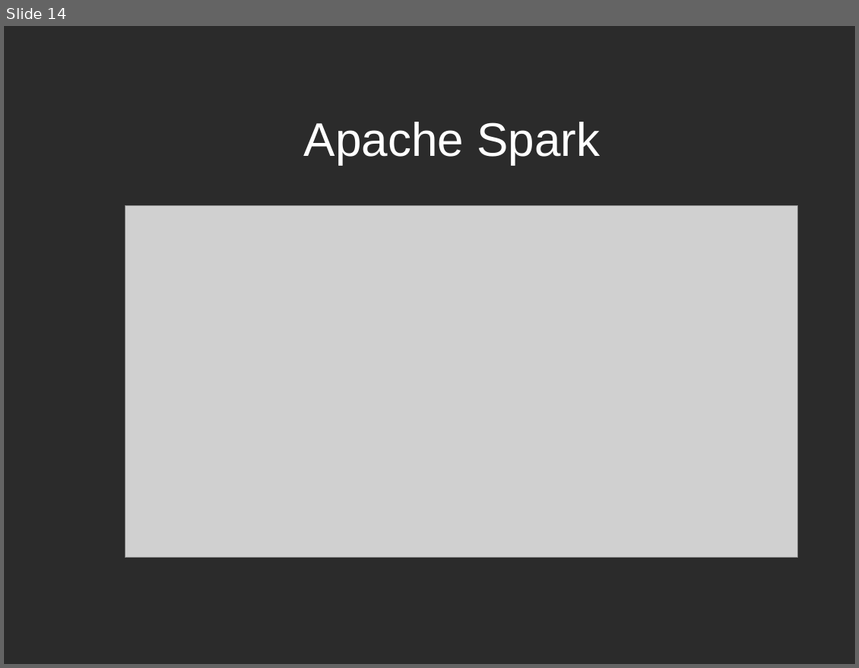
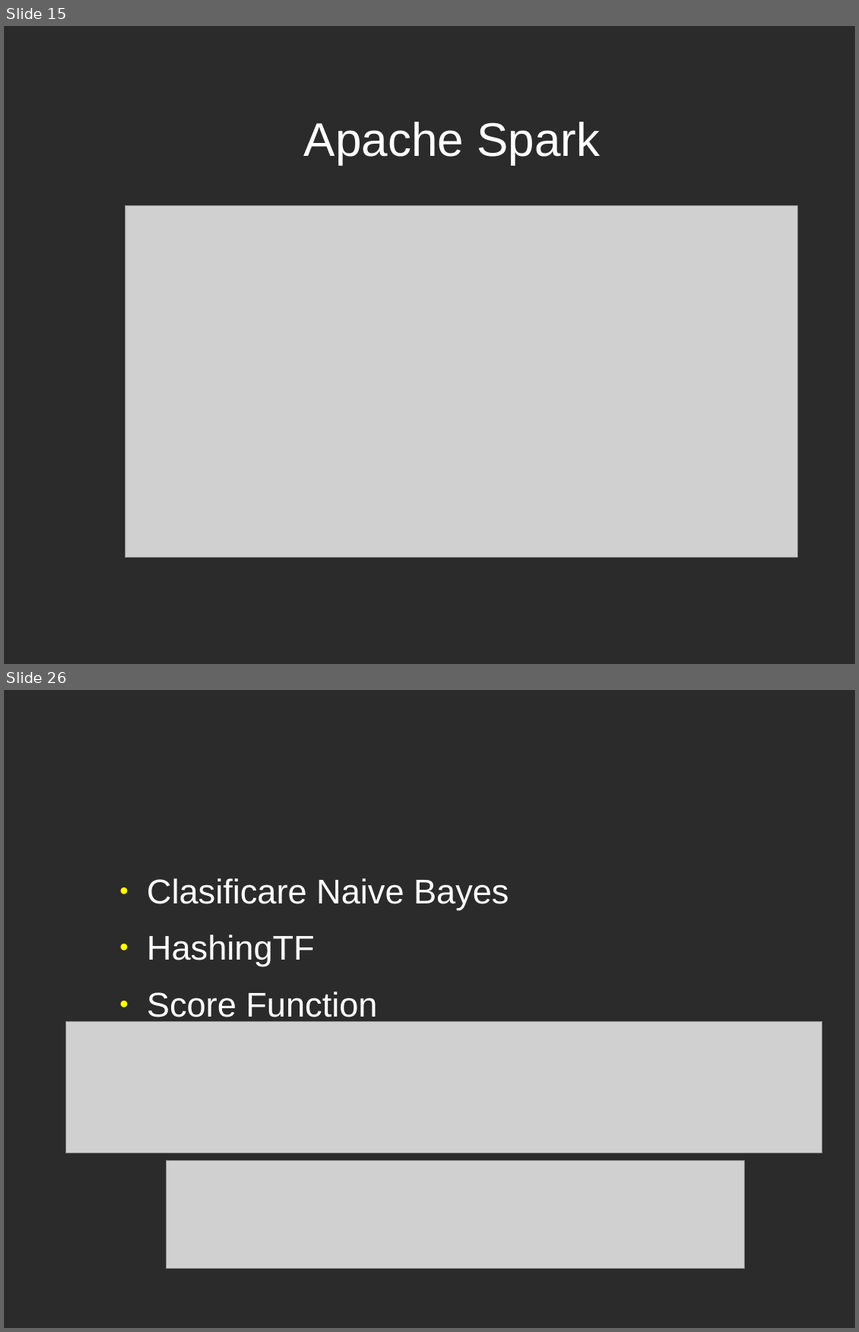
Before and after one commit to RaresBr/licenta, a slide deck: prezentareBradeaRares.odp. Shown one above the other, each under a label of ours: slide 14 before the commit, slides 15 and 26 after it; the slides between them are not shown. The pictures are 859x668 and 859x1332 pixels, drawn with LibreOffice and Linux fonts; fonts in the diff are those of the drawing; grey boxes stand for pictures; background and template pictures are left out; a plain dark background stands for a picture behind light text. Boxes give left, top, right and bottom in pixels: in the first picture for what was removed or moved away, otherwise in the second. Text is boxed around its words. In the diff, an @@ line names an element or a change of style, - is before the commit and + after.

```diff
--- a/prezentareBradeaRares.odp
+++ b/prezentareBradeaRares.odp
@@ slide 26 added at [4,690,855,1328], background picture (left out) @@
@@ text added at [147,878,509,1023], 32 pt, text #FFFFFF @@
+● Clasificare Naive Bayes
+● HashingTF
+● Score Function
@@ picture added at [66,1022,823,1154] @@
@@ picture added at [166,1161,745,1269] @@
@@ what was slide 14 is now slide 15 @@
```
Also in this commit, not shown: 15 other slides added.
